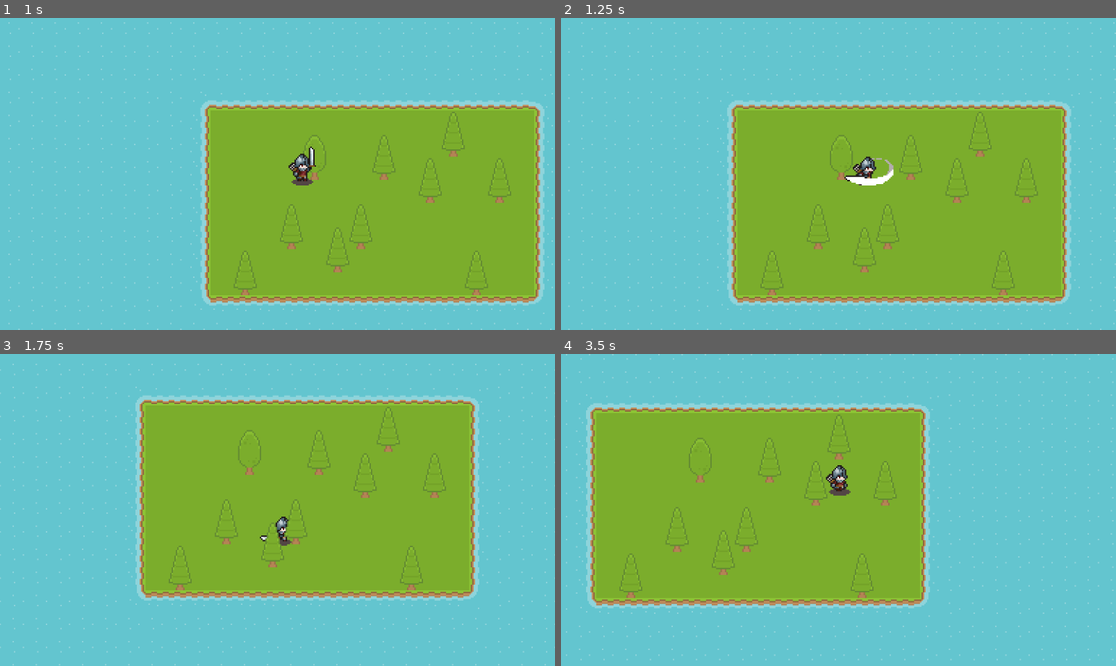
Above: before the commit, frames 1-4 (two rows, left to right).
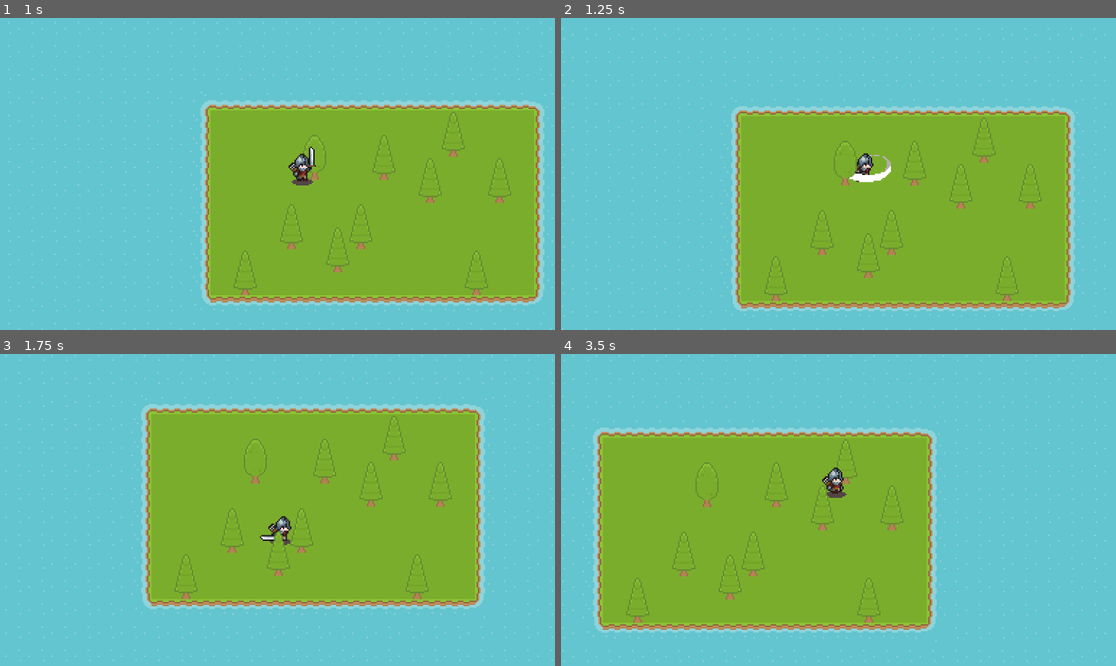
Above: after the commit, the same moments.

Repository: EyeAmTheOne/CS180_Project
Game: Godot game, scene res://world/World.tscn
Two runs of this game, one before a commit and one after it. Both use one fixed random seed, a clock stepped at 60 frames per second and the inputs below. This scene is started directly instead of the project's main scene.
Inputs:
- Up to frame 1 (1 s): hold D (right) from 0.53 s (still down); tap F (attack) at 0.6 s
- Up to frame 2 (1.25 s): keep holding D (right)
- Up to frame 3 (1.75 s): release D (right) at 1.28 s; hold S (down) from 1.28 s (still down); tap F (attack) at 1.35 s
- Up to frame 4 (3.5 s): release S (down) at 2.03 s; hold D (right) 2.03-2.78 s; tap F (attack) at 2.1, 2.85 s; hold W (up) from 2.78 s (still down)

Frame 1 is identical in both runs. In frame 2, 10% of the frame differs, in the area x 0-100%, y 1-100%; in frame 3, 12%; in frame 4, 18%, in the area x 0-100%, y 0-99%.

Commit message:
Add collision to tree tiles

Diff:
--- a/world/World.tscn
+++ b/world/World.tscn
@@ -1826,27 +1826,35 @@
 14:0/size_in_atlas = Vector2i(1, 2)
 14:0/0 = 0
 14:0/0/texture_origin = Vector2i(0, 8)
+14:0/0/physics_layer_0/polygon_0/points = PackedVector2Array(-1.0660181, 2.8427153, 1.1690807, 2.8777409, 2.6079502, 8, -2.607952, 8)
 10:1/size_in_atlas = Vector2i(1, 2)
 10:1/0 = 0
 10:1/0/texture_origin = Vector2i(0, 8)
+10:1/0/physics_layer_0/polygon_0/points = PackedVector2Array(-1.0660181, 2.8427153, 1.1690807, 2.8777409, 2.6079502, 8, -2.607952, 8)
 5:1/size_in_atlas = Vector2i(1, 2)
 5:1/0 = 0
 5:1/0/texture_origin = Vector2i(0, 8)
+5:1/0/physics_layer_0/polygon_0/points = PackedVector2Array(-1.0660181, 2.8427153, 1.1690807, 2.8777409, 2.6079502, 8, -2.607952, 8)
 4:1/size_in_atlas = Vector2i(1, 2)
 4:1/0 = 0
 4:1/0/texture_origin = Vector2i(0, 8)
+4:1/0/physics_layer_0/polygon_0/points = PackedVector2Array(-1.0660181, 2.8427153, 1.1690807, 2.8777409, 2.6079502, 8, -2.607952, 8)
 3:1/size_in_atlas = Vector2i(1, 2)
 3:1/0 = 0
 3:1/0/texture_origin = Vector2i(0, 8)
+3:1/0/physics_layer_0/polygon_0/points = PackedVector2Array(-1.0660181, 2.8427153, 1.1690807, 2.8777409, 2.6079502, 8, -2.607952, 8)
 2:1/size_in_atlas = Vector2i(1, 2)
 2:1/0 = 0
 2:1/0/texture_origin = Vector2i(0, 8)
+2:1/0/physics_layer_0/polygon_0/points = PackedVector2Array(-1.0660181, 2.8427153, 1.1690807, 2.8777409, 2.6079502, 8, -2.607952, 8)
 1:1/size_in_atlas = Vector2i(1, 2)
 1:1/0 = 0
 1:1/0/texture_origin = Vector2i(0, 8)
+1:1/0/physics_layer_0/polygon_0/points = PackedVector2Array(-1.0660181, 2.8427153, 1.1690807, 2.8777409, 2.6079502, 8, -2.607952, 8)
 0:1/size_in_atlas = Vector2i(1, 2)
 0:1/0 = 0
 0:1/0/texture_origin = Vector2i(0, 8)
+0:1/0/physics_layer_0/polygon_0/points = PackedVector2Array(-1.0660181, 2.8427153, 1.1690807, 2.8777409, 2.6079502, 8, -2.607952, 8)
 6:1/0 = 0
 6:2/0 = 0
 7:1/0 = 0
@@ -1862,22 +1870,14 @@
 13:1/0 = 0
 13:2/0 = 0
 14:2/0 = 0
+14:2/0/physics_layer_0/polygon_0/points = PackedVector2Array(-1.0660181, 2.8427153, 1.1690807, 2.8777409, 2.6079502, 8, -2.607952, 8)
 
 [sub_resource type="TileSet" id="TileSet_0wlj7"]
+physics_layer_0/collision_layer = 1
 sources/0 = SubResource("TileSetAtlasSource_ahhnx")
 
 [node name="World" type="Node2D"]
 y_sort_enabled = true
-
-[node name="Player" parent="." instance=ExtResource("1_1tnoa")]
-y_sort_enabled = true
-position = Vector2(18, 49)
-
-[node name="Camera2D" type="Camera2D" parent="Player"]
-position = Vector2(0, -5)
-zoom = Vector2(3, 3)
-process_callback = 0
-position_smoothing_enabled = true
 
 [node name="GroundLayer" type="TileMapLayer" parent="."]
 show_behind_parent = true
@@ -1889,3 +1889,13 @@
 y_sort_enabled = true
 tile_map_data = PackedByteArray("AAAEAAIAAAAAAAEAAAAJAAMAAAADAAEAAAAGAAUAAAADAAEAAAALAAcAAAADAAEAAAABAAcAAAADAAEAAAADAAUAAAADAAEAAAAFAAYAAAADAAEAAAAMAAMAAAADAAEAAAAKAAEAAAADAAEAAAAHAAIAAAADAAEAAAA=")
 tile_set = SubResource("TileSet_0wlj7")
+
+[node name="Player" parent="." instance=ExtResource("1_1tnoa")]
+y_sort_enabled = true
+position = Vector2(18, 49)
+
+[node name="Camera2D" type="Camera2D" parent="Player"]
+position = Vector2(0, -5)
+zoom = Vector2(3, 3)
+process_callback = 0
+position_smoothing_enabled = true
Not shown: 1 places in world/World.tscn that only renumber resources
